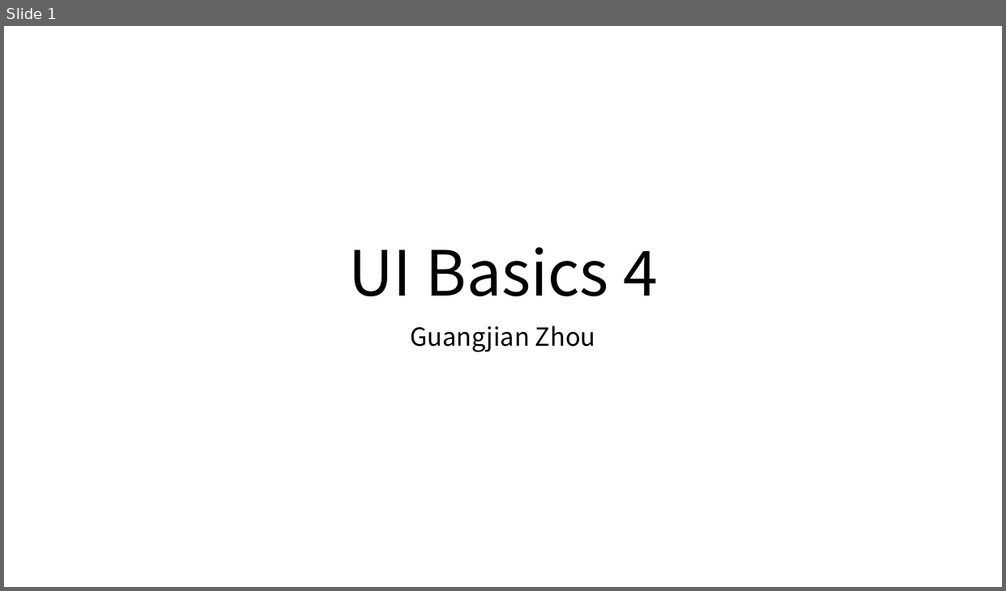
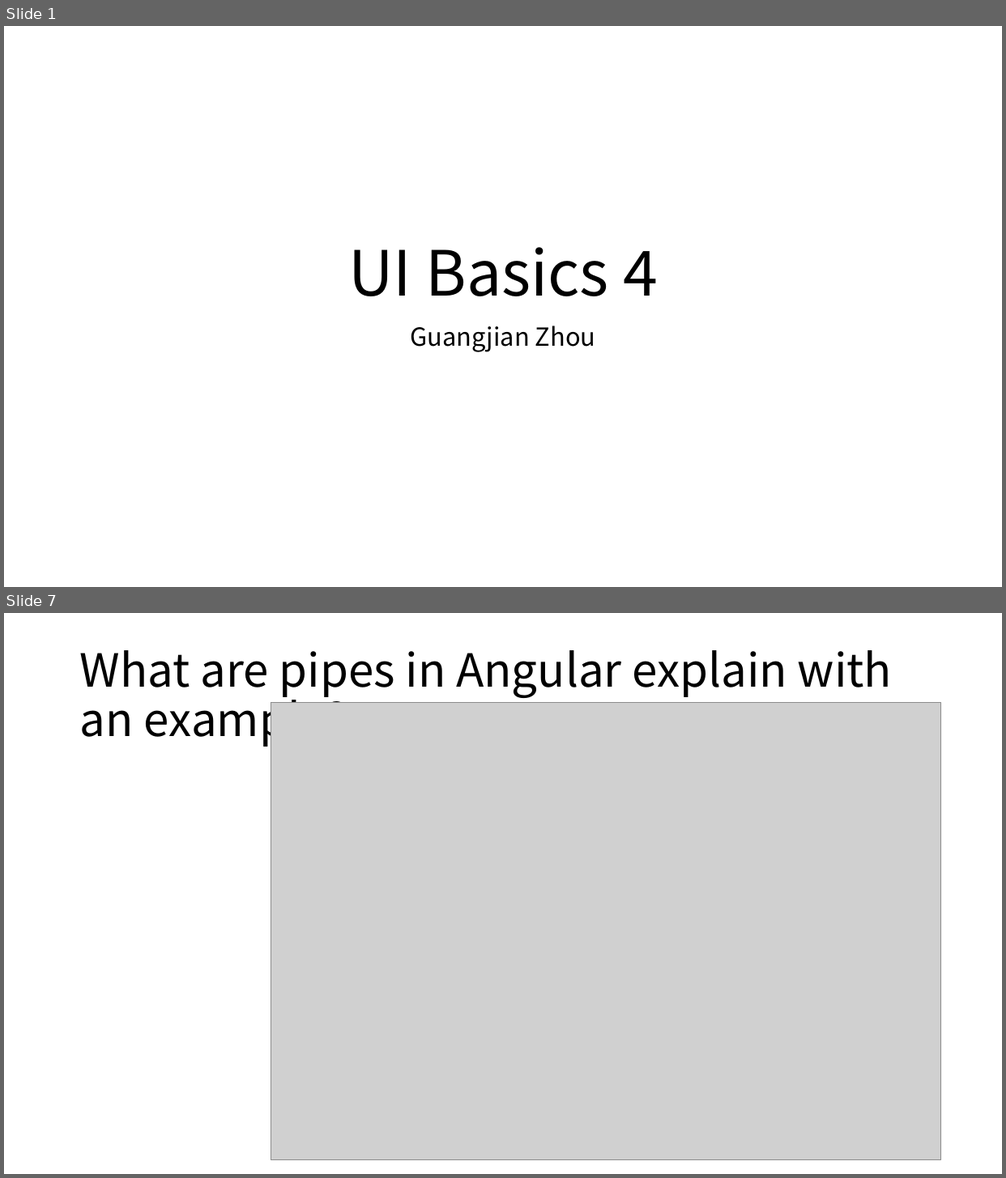
Before and after one commit to Marvioo/Cogent, a slide deck: Java Basics/UI Basics 4.pptx. Shown one above the other, each under a label of ours: slide 1 before the commit, slides 1 and 7 after it; the slides between them are not shown. The pictures are 1006x591 and 1006x1178 pixels, drawn with LibreOffice and Linux fonts; fonts in the diff are those of the drawing; grey boxes stand for pictures. Boxes give left, top, right and bottom in pixels: in the first picture for what was removed or moved away, otherwise in the second. Text is boxed around its words. In the diff, an @@ line names an element or a change of style, - is before the commit and + after.

```diff
--- a/Java Basics/UI Basics 4.pptx
+++ b/Java Basics/UI Basics 4.pptx
@@ slide 7 added at bbox=[4, 613, 1002, 1174], background #FFFFFF @@
@@ title added at bbox=[80, 650, 892, 748], 44 pt, text #000000 @@
+What are pipes in Angular explain with an example?
@@ picture added at bbox=[271, 703, 941, 1161] @@
```
Also in this commit, not shown: 16 other slides added.
